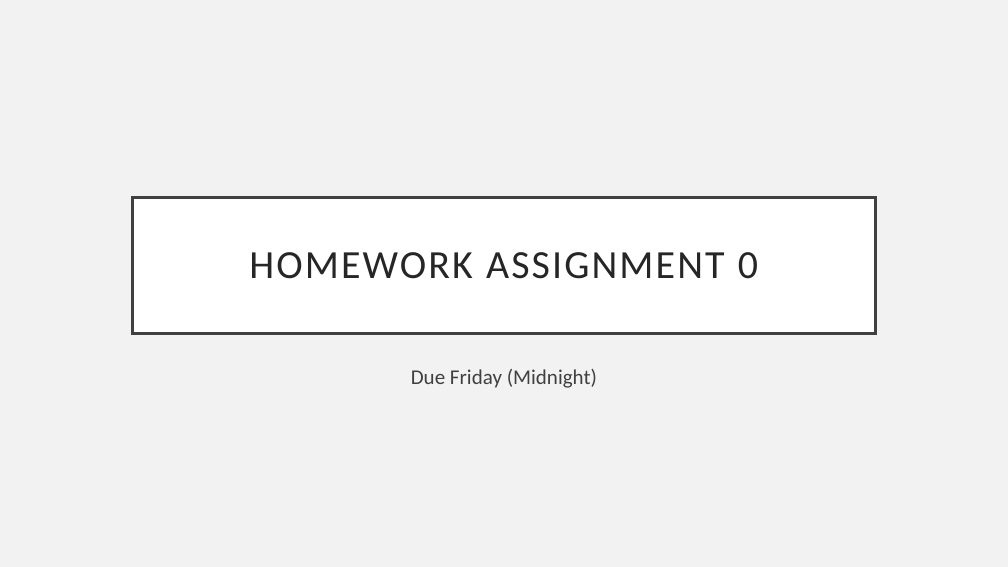
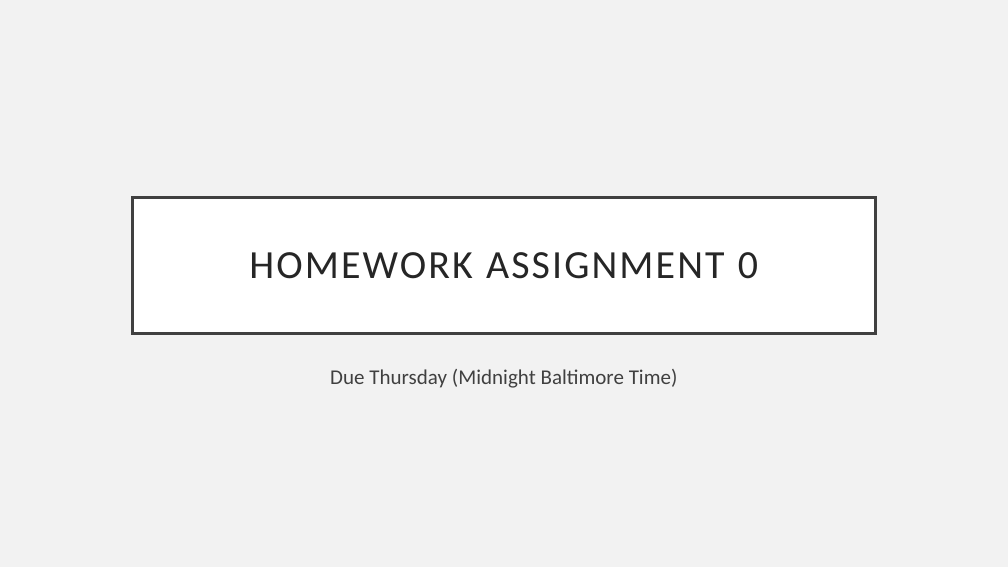
Before and after one commit to JEFworks-Lab/genomic-data-visualization-2022, a slide deck: slide 1 of assets/slides/hw/genomic-data-visualization-HW_0.pptx. Drawn at 1008x567 pixels with LibreOffice and Linux fonts; fonts in the diff are those of the drawing. Boxes give left, top, right and bottom in pixels: in the first picture for what was removed or moved away, otherwise in the second. Text is boxed around its words. In the diff, an @@ line names an element or a change of style, - is before the commit and + after.

```diff
--- a/assets/slides/hw/genomic-data-visualization-HW_0.pptx
+++ b/assets/slides/hw/genomic-data-visualization-HW_0.pptx
@@ subtitle at [330,369,678,388]: text changed @@
-Due Friday (Midnight)
+Due Thursday (Midnight Baltimore Time)
```
Also in this commit, not shown: 1 other slide changed, 43 other files.
